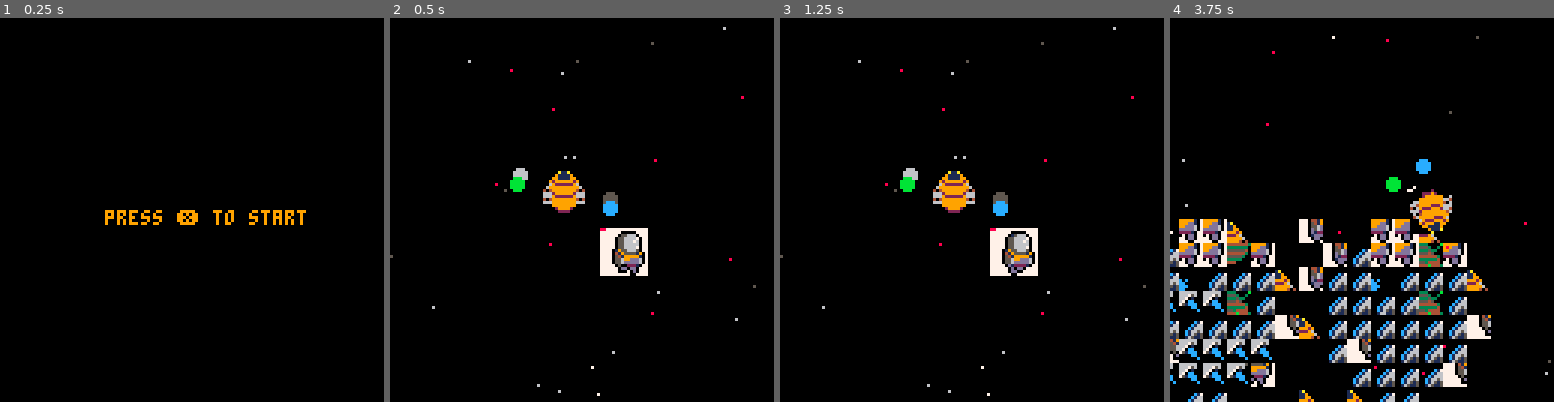
Above: before the commit, frames 1-4 (left to right).
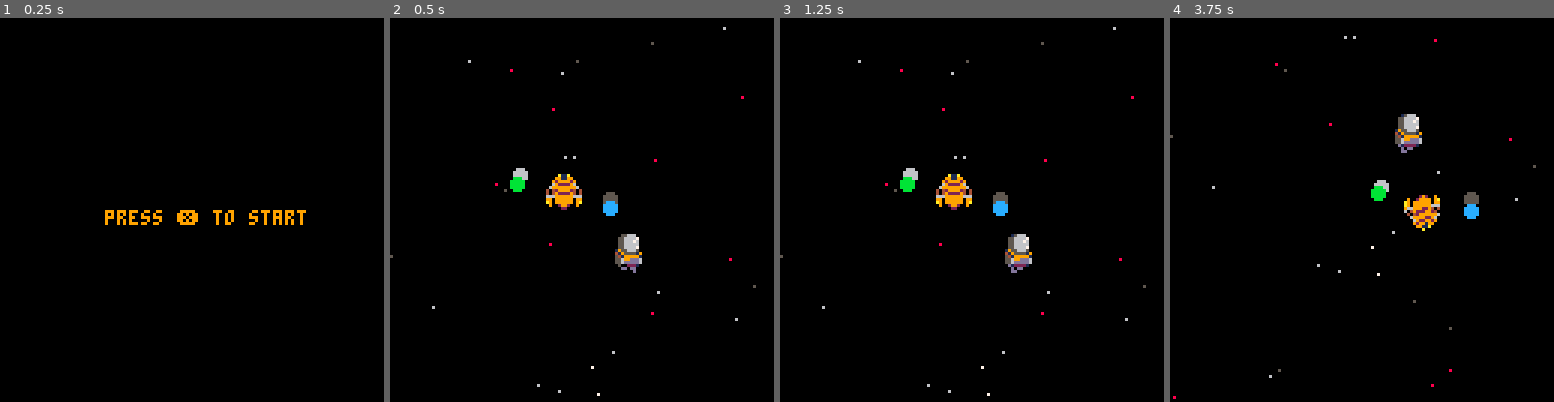
Above: after the commit, the same moments.

Repository: FrederikHR/GDB
Game: PICO-8 cartridge OW/ow.p8
The game is run twice, just before and just after one commit, with the same random seed, the same clock (stepped at 60 frames per second) and the same inputs.
Inputs:
- Up to frame 1 (0.25 s): no input
- Up to frame 2 (0.5 s): tap X (X key) at 0.33 s
- Up to frame 3 (1.25 s): tap X (X key) at 1.07 s
- Up to frame 4 (3.75 s): hold Right 1.6-2.1 s; tap X (X key) at 1.85, 2.97 s; hold Up 2.15-2.42 s; hold Right 2.47-3.03 s; hold Left 3.08-3.58 s

Frame 1 is identical in both runs. In frame 2, 1.4% of the frame differs, in the area x 39-68%, y 39-68%; in frame 3, 1.4%; in frame 4, 19%, in the area x 0-100%, y 4-100%.

Commit message:
more compact ship design + thruster spr

Diff:
--- a/OW/ow.p8
+++ b/OW/ow.p8
@@ -162,14 +162,14 @@
 
 panims={
 	idle={fr=15,38,38},
-	thrust={fr=15,38,38}
+	thrust={fr=4}
 }
 
 friction=1
 
 function make_player()
 	p = {}
-	p.spr=2
+	p.spr=4
 	p.x=50
 	p.y=50
 	p.a=0
@@ -177,7 +177,7 @@
 	p.dy=0
 	p.max_dx=2
 	p.max_dy=3
-	p.acc=1
+	p.acc=.15
 	p.boost=4
 	p.play="idle"
 	p.sw=2
Not shown, changed: 56 lines of the sprite sheet (__gfx__) section of OW/ow.p8
